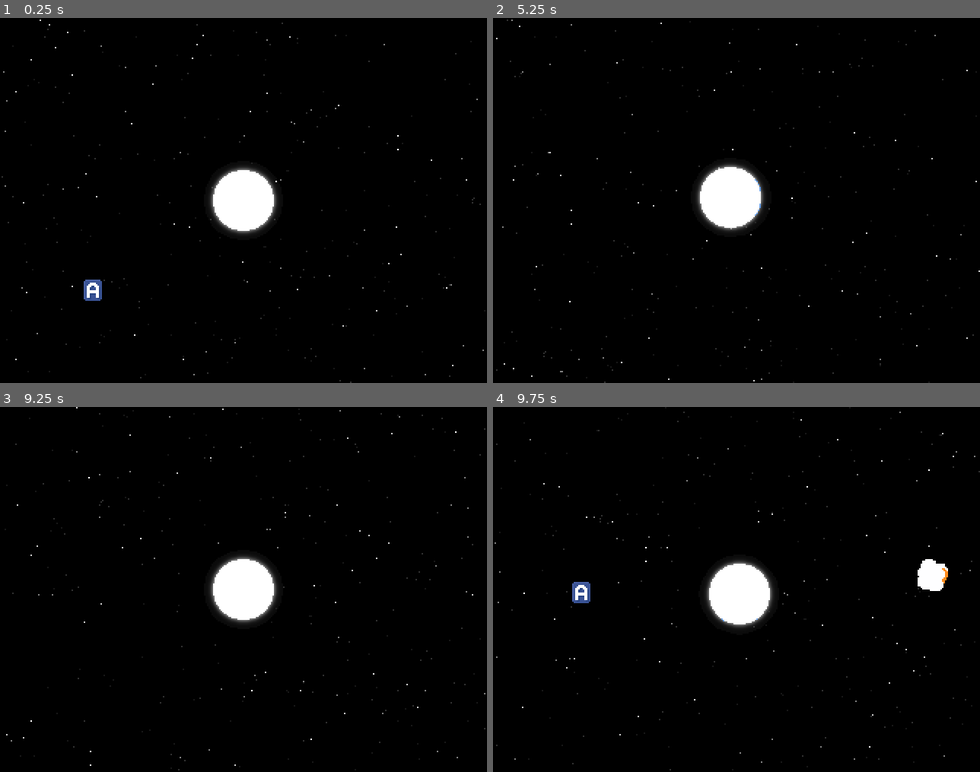
Above: before the commit, frames 1-4 (two rows, left to right).
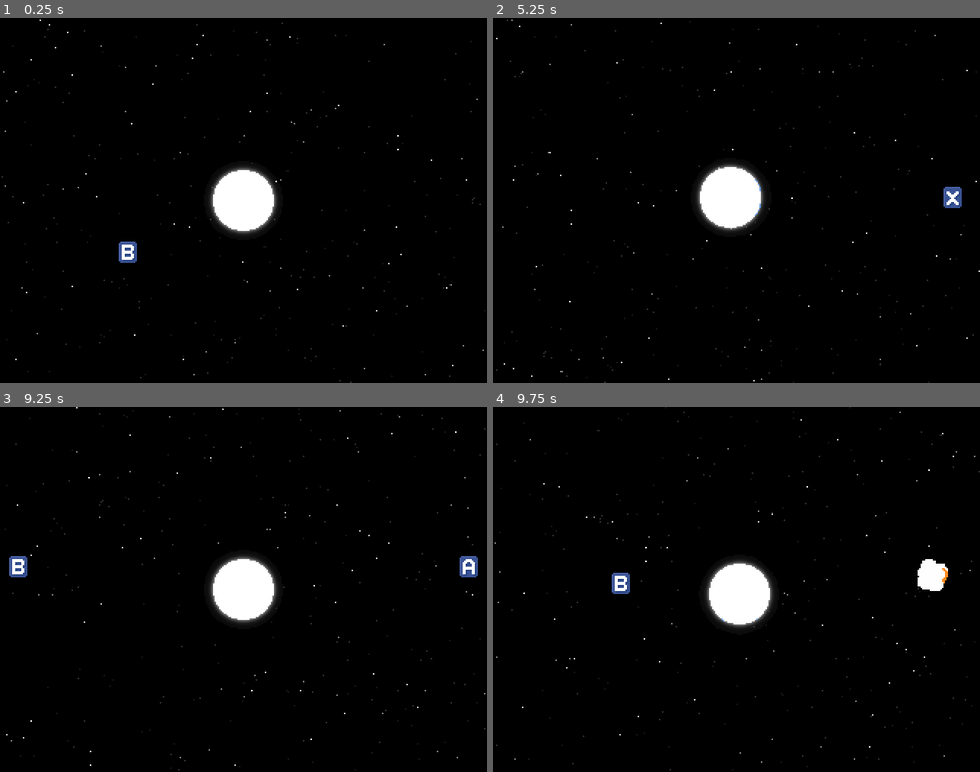
Above: after the commit, the same moments.

Repository: lethiandev/neutron-star
Game: Godot game, scene res://stages/gameplay/gameplay.tscn
The game is run twice, just before and just after one commit, with the same random seed, the same clock (stepped at 60 frames per second) and the same inputs.
Inputs:
- Up to frame 1 (0.25 s): no input
- Up to frame 2 (5.25 s): tap one key every 0.75 s from 0.6 s: A (action_a) B (action_b) P (action_p) X (action_x) A (action_a) B (action_b) P (action_p)
- Up to frame 3 (9.25 s): tap one key every 0.75 s from 5.85 s: X (action_x) A (action_a) B (action_b) P (action_p) X (action_x)
- Up to frame 4 (9.75 s): tap A (action_a) at 9.6 s

The runs differ from the first frame. In frame 1, 0.4% of the frame differs, in the area x 17-29%, y 61-78%; in frame 2, 0.2%; in frame 3, 0.4%; in frame 4, 0.4%.
Error before the commit: Invalid get index of type 'String' (on base: 'Dictionary'). (res://units/action_key/action_key.gd:17)

Commit message:
Rework action key presentation

Diff:
--- a/src/units/action_key/action_key.gd
+++ b/src/units/action_key/action_key.gd
@@ -7,12 +7,21 @@
 	UnitBase.UNIT_GROUP_P: preload("./key_p.png"),
 }
 
-func _ready() -> void:
+export(float) var arm_length: float = 36.0
+
+func _process(p_delta: float) -> void:
 	var parent_node = get_parent()
-	if parent_node is UnitBase:
+	if "unit_group" in parent_node:
 		var group = parent_node.unit_group
 		_set_key_image(group)
 
+	var angle = (get_parent().transform.origin * -1.0).angle()
+	var offset = Vector2(arm_length, 0.0).rotated(angle)
+	$Sprite.position = offset
+
 func _set_key_image(group_name: String) -> void:
-	var image = GROUP_KEY_IMAGES[group_name]
-	$Sprite.texture = image
+	if GROUP_KEY_IMAGES.has(group_name):
+		var image = GROUP_KEY_IMAGES[group_name]
+		$Sprite.texture = image
+	else:
+		$Sprite.texture = null
--- a/src/units/action_key/action_key.tscn
+++ b/src/units/action_key/action_key.tscn
@@ -4,7 +4,6 @@
 [ext_resource path="res://units/action_key/key_a.png" type="Texture" id=2]
 
 [node name="ActionKey" type="Position2D"]
-position = Vector2( 10, 10 )
 script = ExtResource( 1 )
 
 [node name="Sprite" type="Sprite" parent="."]
